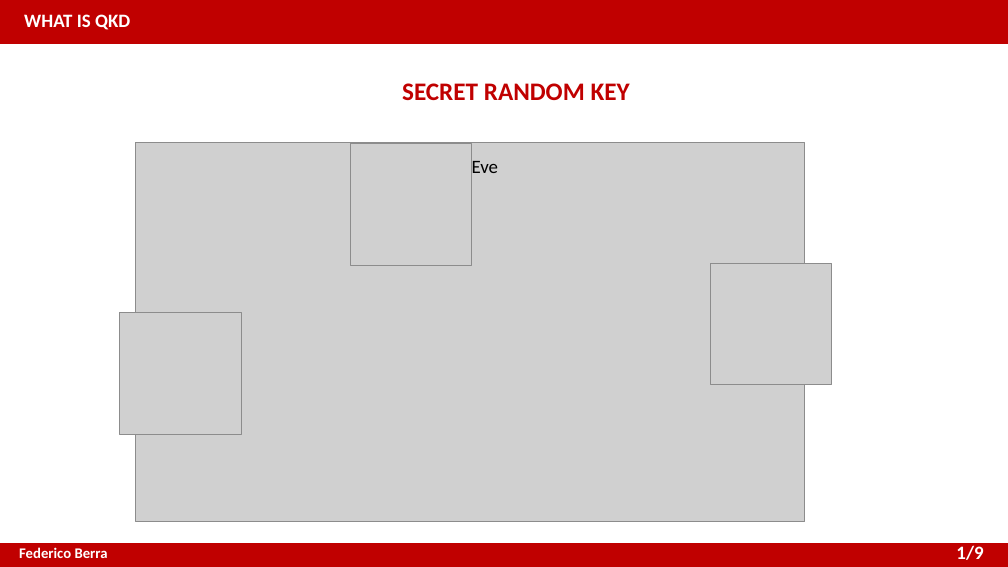
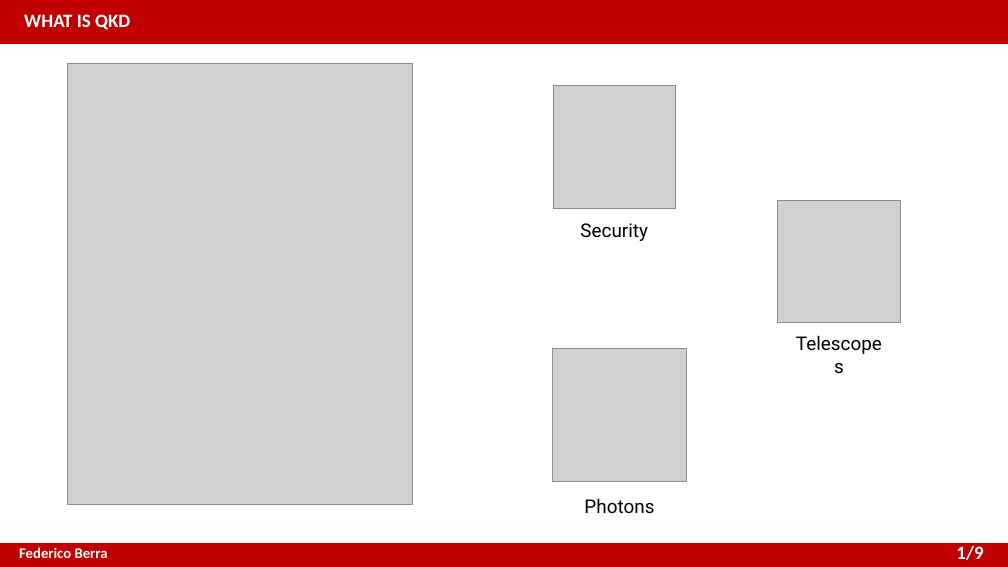
Before and after one commit to XaBerr/tesi-magistrale, a slide deck: slide 2 of presentazione_EN.pptx. Drawn at 1008x567 pixels with LibreOffice and Linux fonts; fonts in the diff are those of the drawing; grey boxes stand for pictures. Boxes give left, top, right and bottom in pixels: in the first picture for what was removed or moved away, otherwise in the second. Text is boxed around its words. In the diff, an @@ line names an element or a change of style, - is before the commit and + after.

```diff
--- a/presentazione_EN.pptx
+++ b/presentazione_EN.pptx
@@ picture added at (67,63,413,504) @@
@@ text removed at (402,83,630,100) @@
-SECRET RANDOM KEY
@@ picture added at (553,85,676,209) @@
@@ picture removed at (135,142,805,522) @@
@@ picture removed at (350,144,472,265) @@
@@ text removed at (472,161,499,173) @@
-Eve
@@ picture added at (778,200,901,324) @@
@@ text added at (580,223,648,241), 18 pt, text #000000 @@
+Security
@@ picture removed at (710,263,832,385) @@
@@ picture removed at (119,312,241,434) @@
@@ picture added at (553,348,686,481) @@
@@ text added at (788,339,891,369), 18 pt, text #000000 @@
+Telescopes
@@ text added at (584,498,654,514), 18 pt, text #000000 @@
+Photons
```
Also in this commit, not shown: 5 other slides changed, 4 slides added, 4 slides removed, 2 other files.
